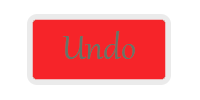
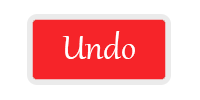
Before/after of a 200×100 layered artwork. What changed in the layer stack:
painted on "Undo" over (x1=62, y1=31, x2=135, y2=59)
